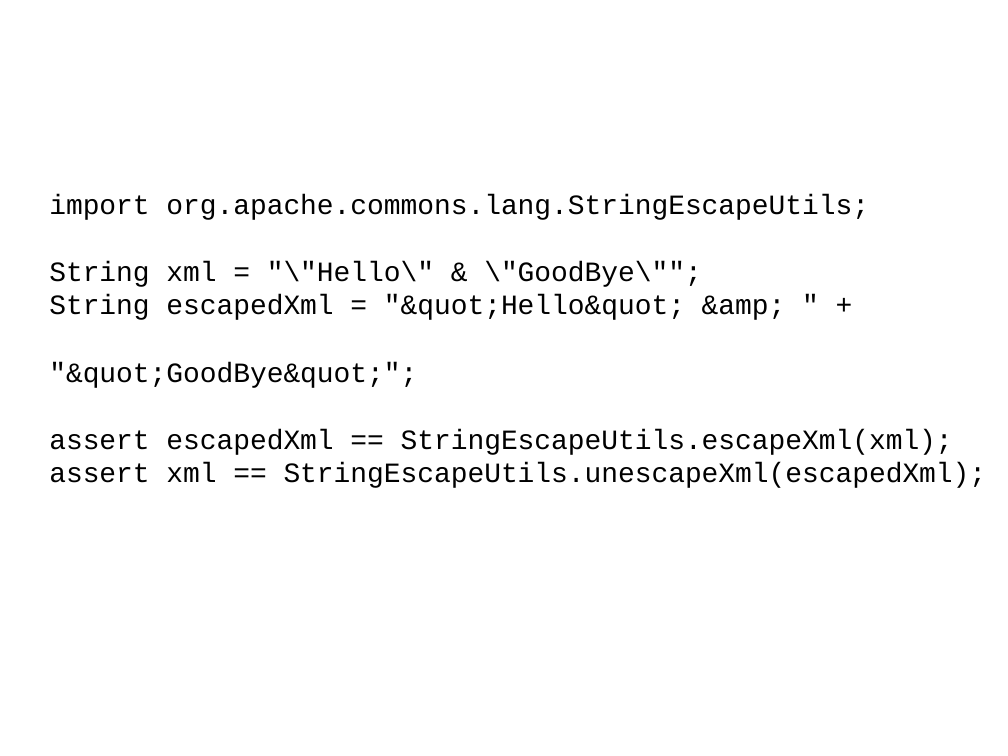
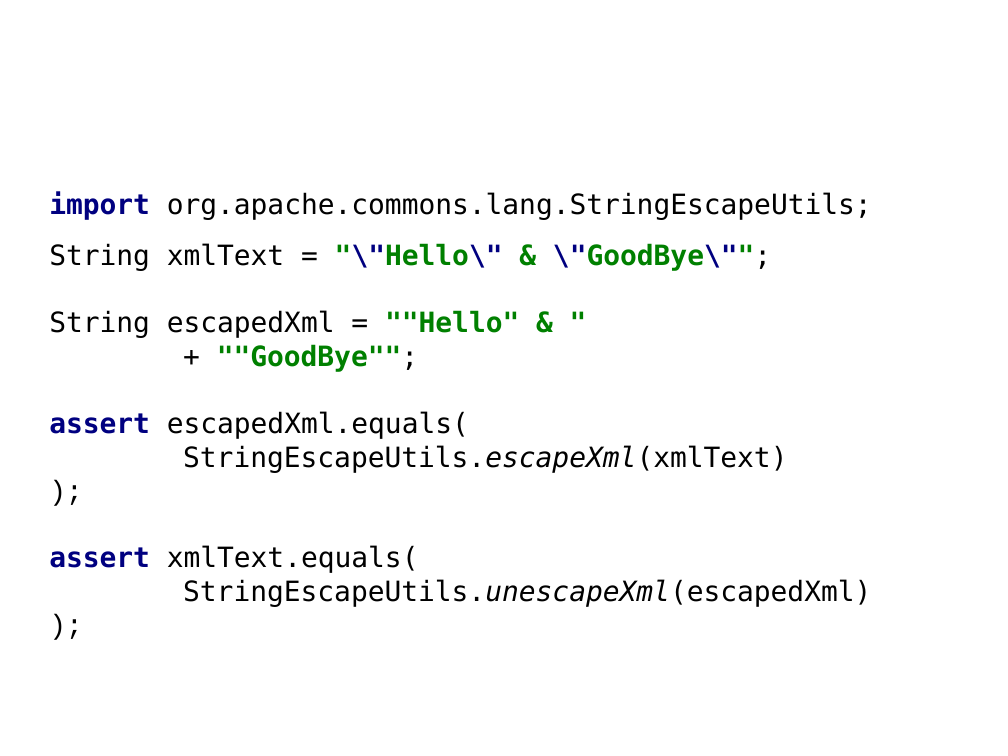
Before and after one commit to HamletDRC/presentations, a slide deck: slide 16 of javaboilerplatebusters/BoilerPlateBusters_Confess.odp (slide 15 before the commit). Drawn at 1008x756 pixels with LibreOffice and Linux fonts; fonts in the diff are those of the drawing; background and template pictures are left out. Boxes give left, top, right and bottom in pixels: in the first picture for what was removed or moved away, otherwise in the second. Text is boxed around its words. In the diff, an @@ line names an element or a change of style, - is before the commit and + after.

```diff
--- a/javaboilerplatebusters/BoilerPlateBusters_Confess.odp
+++ b/javaboilerplatebusters/BoilerPlateBusters_Confess.odp
@@ subtitle at [49, 191, 872, 219]: font Courier New to DejaVu Sans Mono in "import org.apache.commons.lang.StringEscapeUtils;"; text colour #000000 to #000080, bold on in "import"; more space between paragraphs @@
@@ subtitle at [49, 243, 871, 606]: text changed; font Courier New to DejaVu Sans Mono @@
-String xml = "\"Hello\" & \"GoodBye\"";
-String escapedXml = "&quot;Hello&quot; &amp; " +
-"&quot;GoodBye&quot;";
-assert escapedXml == StringEscapeUtils.escapeXml(xml);
-assert xml == StringEscapeUtils.unescapeXml(escapedXml);
+String xmlText = "\"Hello\" & \"GoodBye\"";
+String escapedXml = ""Hello" & "
++ ""GoodBye"";
+assert escapedXml.equals(
+StringEscapeUtils.escapeXml(xmlText)
+);
+assert xmlText.equals(
+StringEscapeUtils.unescapeXml(escapedXml)
+);
```
Also in this commit, not shown: 22 other slides changed, 12 slides added, 21 other files.
